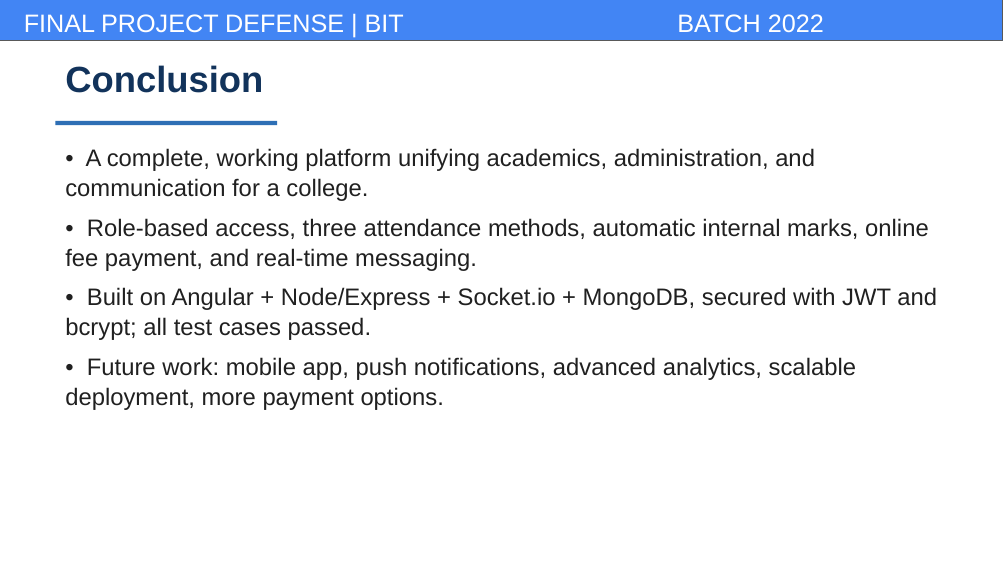
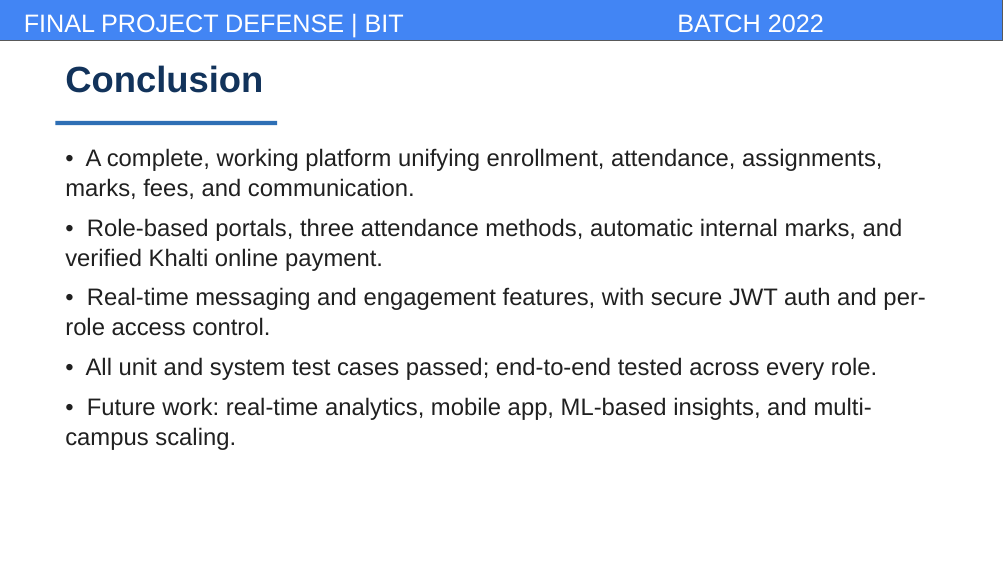
Before and after one commit to BhupendraMalla/CampuseEase, a slide deck: slide 17 of docs/report/campusease_presentation.pptx (slide 18 before the commit). Drawn at 1008x567 pixels with LibreOffice and Linux fonts; fonts in the diff are those of the drawing; background and template pictures are left out. Boxes give left, top, right and bottom in pixels: in the first picture for what was removed or moved away, otherwise in the second. Text is boxed around its words. In the diff, an @@ line names an element or a change of style, - is before the commit and + after.

```diff
--- a/docs/report/campusease_presentation.pptx
+++ b/docs/report/campusease_presentation.pptx
@@ text at bbox=[65, 148, 925, 450]: text changed @@
-• A complete, working platform unifying academics, administration, and communication for a college.
-• Role-based access, three attendance methods, automatic internal marks, online fee payment, and real-time messaging.
-• Built on Angular + Node/Express + Socket.io + MongoDB, secured with JWT and bcrypt; all test cases passed.
-• Future work: mobile app, push notifications, advanced analytics, scalable deployment, more payment options.
+• A complete, working platform unifying enrollment, attendance, assignments, marks, fees, and communication.
+• Role-based portals, three attendance methods, automatic internal marks, and verified Khalti online payment.
+• Real-time messaging and engagement features, with secure JWT auth and per-role access control.
+• All unit and system test cases passed; end-to-end tested across every role.
+• Future work: real-time analytics, mobile app, ML-based insights, and multi-campus scaling.
```
Also in this commit, not shown: 9 other slides changed, 4 slides added, 5 slides removed, 2 other files.
